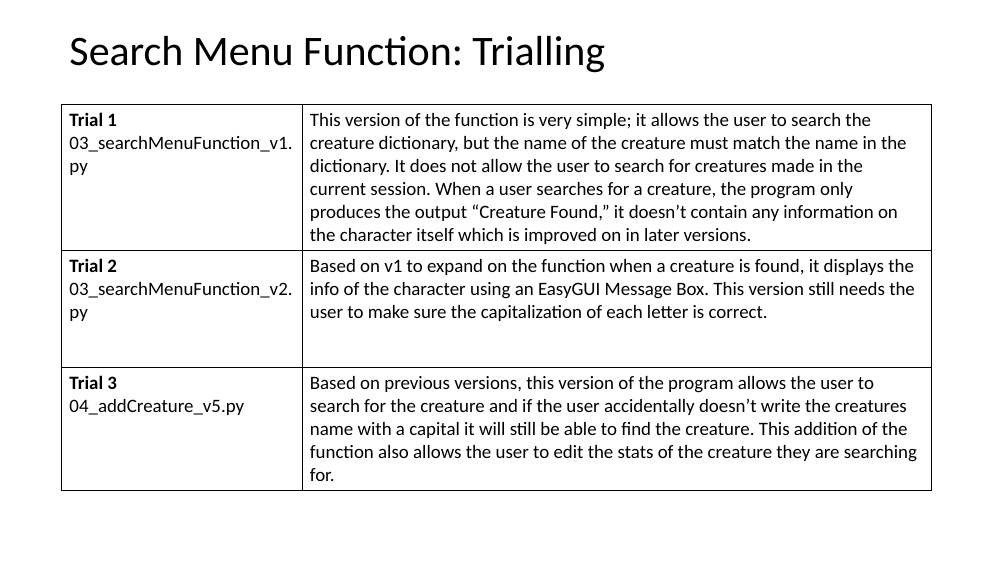
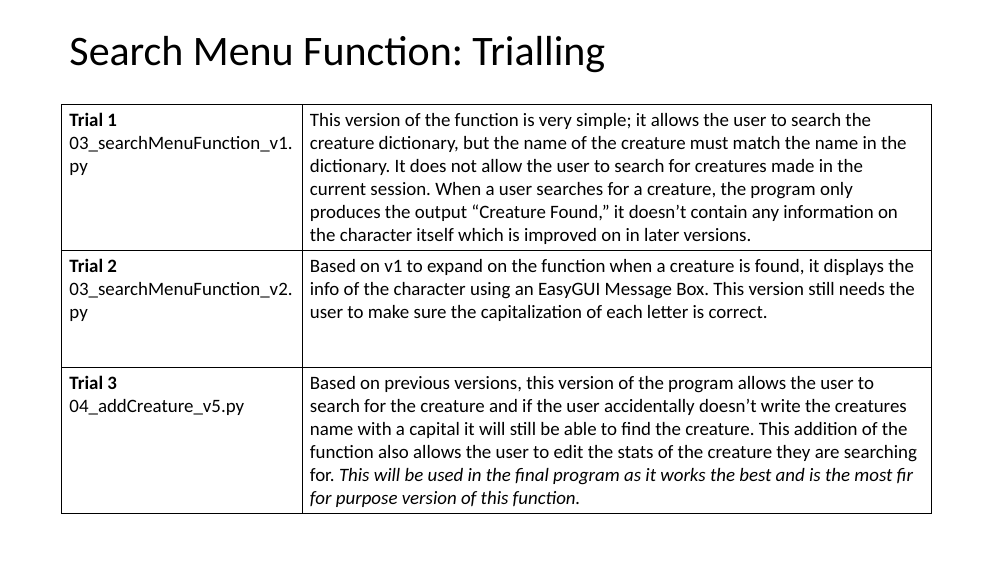
Before and after one commit to Jaxku/Assessment---Monster-Cards, a slide deck: slide 16 of 2.7 and 2.8 Documentation Template.pptx. Drawn at 1008x567 pixels with LibreOffice and Linux fonts; fonts in the diff are those of the drawing. Boxes give left, top, right and bottom in pixels: in the first picture for what was removed or moved away, otherwise in the second. Text is boxed around its words. In the diff, an @@ line names an element or a change of style, - is before the commit and + after.

```diff
--- a/2.7 and 2.8 Documentation Template.pptx
+++ b/2.7 and 2.8 Documentation Template.pptx
@@ table at <box>62,105,932,511</box> @@
-row 3, column 2: Based on previous versions, this version of the program allows the user to search for the creature and if the user accidentally doesn’t write the creatures name with a capital it will still be able to find the creature. This addition of the function also allows the user to edit the stats of the creature they are searching for.
+row 3, column 2: Based on previous versions, this version of the program allows the user to search for the creature and if the user accidentally doesn’t write the creatures name with a capital it will still be able to find the creature. This addition of the function also allows the user to edit the stats of the creature they are searching for. This will be used in the final program as it works the best and is the most fir for purpose version of this function.
```
Also in this commit, not shown: 2 other slides changed, 9 slides added, 2 slides removed, 1 other file.
